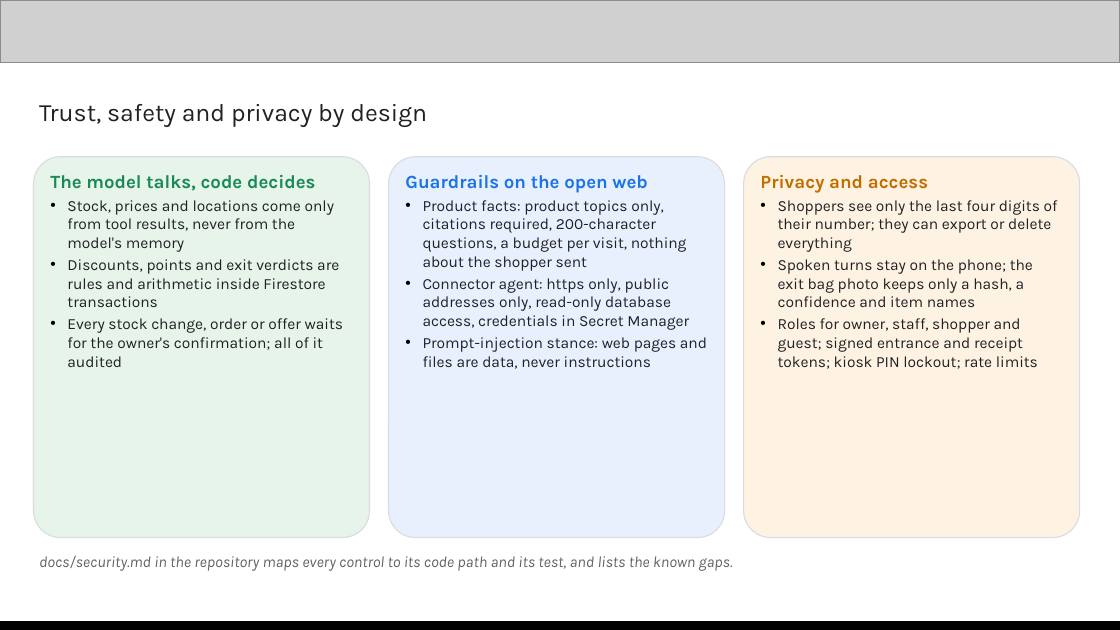
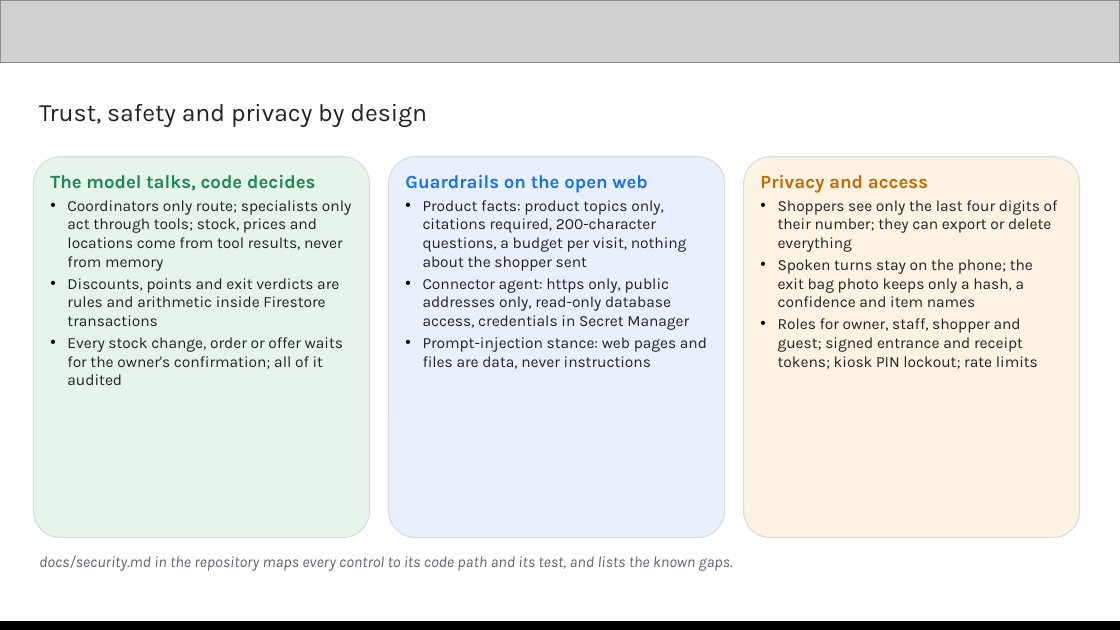
Before and after one commit to DSsathish/royalstack_aibuilderhackathon, a slide deck: slide 14 of Royal Stack | AI Builder Cup submission.pptx. Drawn at 1120x630 pixels with LibreOffice and Linux fonts; fonts in the diff are those of the drawing; grey boxes stand for pictures. Boxes give left, top, right and bottom in pixels: in the first picture for what was removed or moved away, otherwise in the second. Text is boxed around its words. In the diff, an @@ line names an element or a change of style, - is before the commit and + after.

```diff
--- a/Royal Stack | AI Builder Cup submission.pptx
+++ b/Royal Stack | AI Builder Cup submission.pptx
@@ text in rounded rectangle at <box>67,200,351,271</box>: text changed @@
-• Stock, prices and locations come only from tool results, never from the model's memory
+• Coordinators only route; specialists only act through tools; stock, prices and locations come from tool results, never from memory
```
Also in this commit, not shown: 4 other slides changed, 13 other files.
